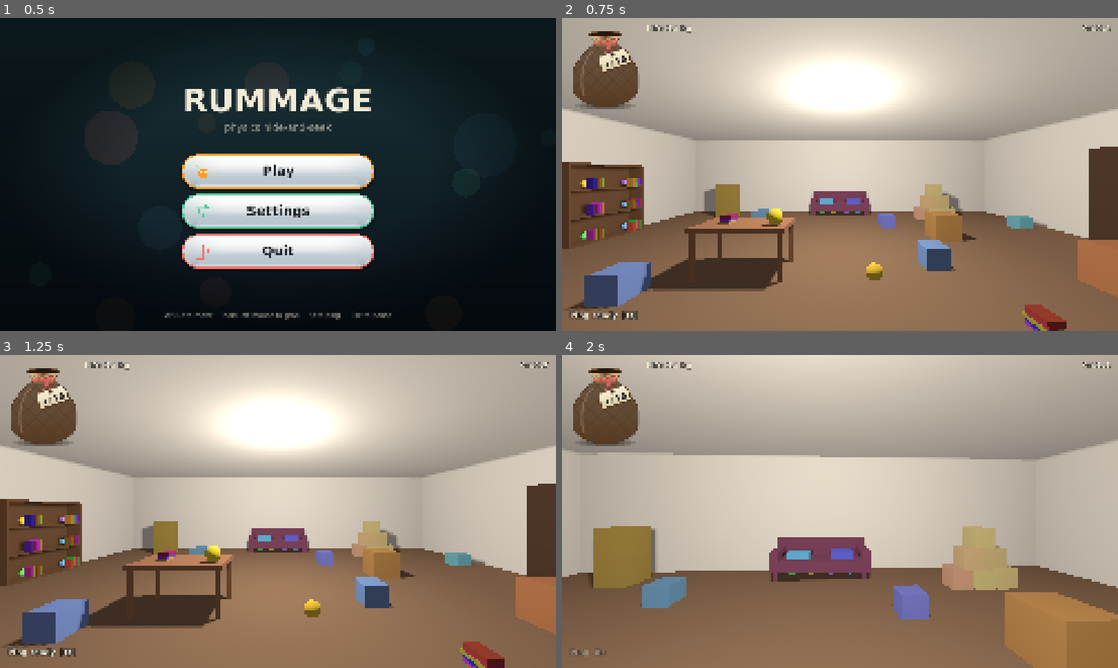
Above: before the commit, frames 1-4 (two rows, left to right).
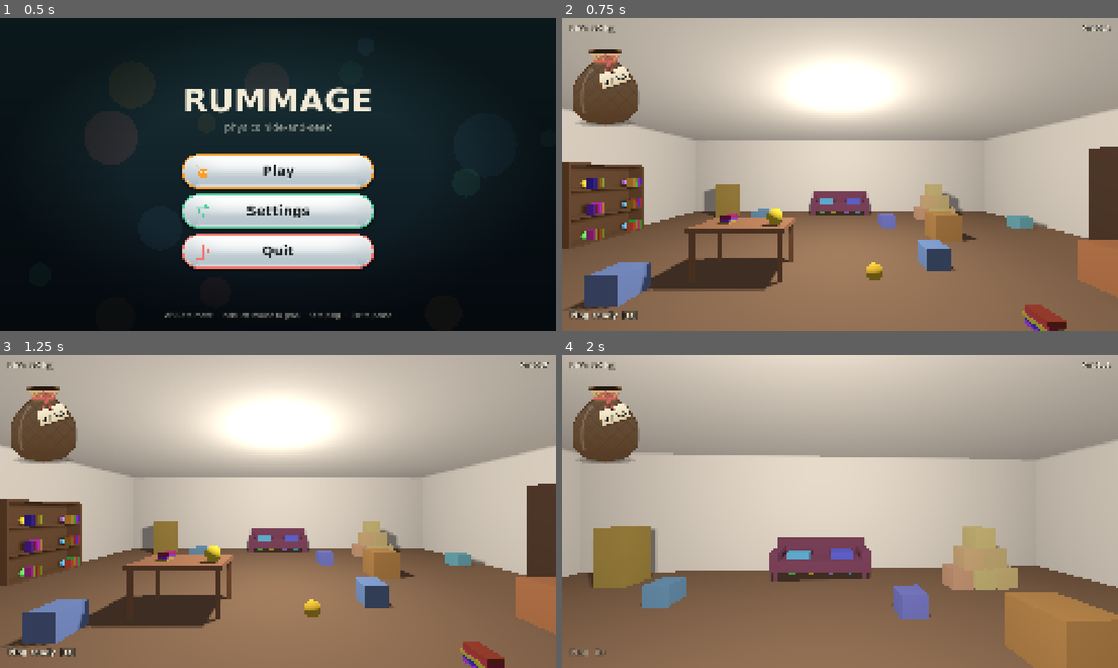
Above: after the commit, the same moments.

Repository: westo27/rummage
Game: Godot game, scene res://scenes/title.tscn
The game is run twice, just before and just after one commit, with the same random seed, the same clock (stepped at 60 frames per second) and the same inputs.
Inputs (mouse positions are in pixels of both pictures, inside the frame that each line leads up to):
- Up to frame 1 (0.5 s): no input
- Up to frame 2 (0.75 s): click (840, 171) at 0.5 s
- Up to frame 3 (1.25 s): no input
- Up to frame 4 (2 s): tap Enter at 1.25 s; move the mouse to (867, 511) at 1.27 s; hold W (move_forward) from 1.28 s (still down); hold Q (ping) from 1.28 s (still down); click (867, 511) at 1.42 s

Frame 1 is identical in both runs. In frame 2, 2.3% of the frame differs, in the area x 1-24%, y 2-35%; in frame 3, 2.3%; in frame 4, 2.3%.

Commit message:
Put the Lift readout above the marble bag

Diff:
--- a/scripts/hud.gd
+++ b/scripts/hud.gd
@@ -41,10 +41,11 @@
 const TOAST_FONT_SIZE: int = 44
 const WIN_HEADING_FONT_SIZE: int = 104
 const WIN_TIME_FONT_SIZE: int = 66
-## Where the marble bag sits from the top-left corner. Negative y tucks the
-## empty space above its neck (where balls appear before dropping) off the
-## top of the screen.
-const BAG_MARGIN := Vector2(20.0, -40.0)
+## Where the marble bag sits from the top-left corner. It starts just below
+## the Lift readout (which stays at the very top left); the empty space above
+## its neck, where balls appear before dropping, overlaps the readout's row
+## but nothing is drawn there until a ball falls past.
+const BAG_MARGIN := Vector2(20.0, 40.0)
 
 
 func _ready() -> void:
@@ -79,10 +80,6 @@
 	_bag.offset_top = BAG_MARGIN.y
 	_bag.offset_right = BAG_MARGIN.x + MarbleBag.VIEW_SIZE.x
 	_bag.offset_bottom = BAG_MARGIN.y + MarbleBag.VIEW_SIZE.y
-	# The lift readout sits just to the right of the bag, level with the top
-	# of the screen.
-	_lift_label.offset_left = _bag.offset_right + 8.0
-	_lift_label.offset_right = _lift_label.offset_left + 600.0
 	add_child(_bag)
 
 
